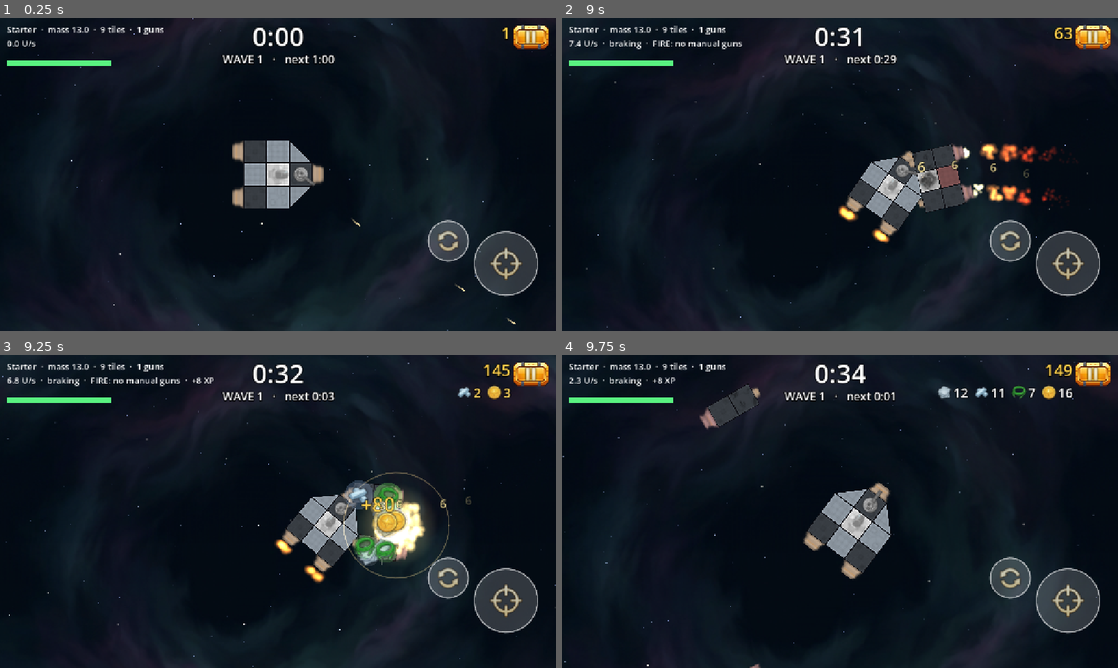
Above: before the commit, frames 1-4 (two rows, left to right).
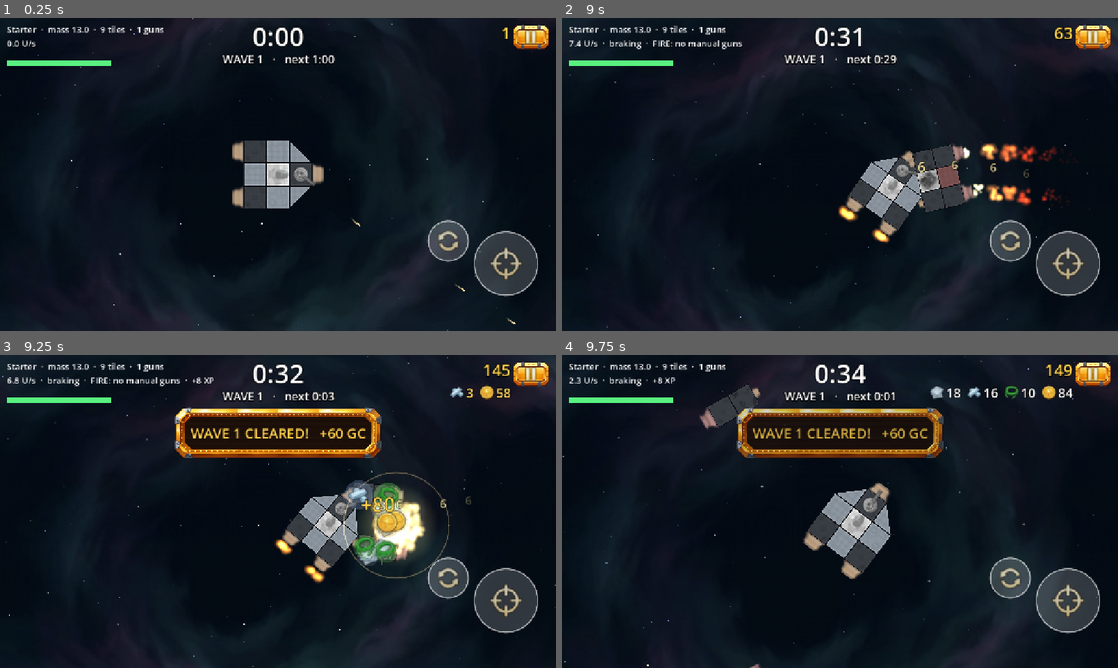
Above: after the commit, the same moments.

Repository: HermanRas/MobileSpaceShooter
Game: Godot game, scene res://dev_preview/measure_runs.tscn
The game is run twice, just before and just after one commit, with the same random seed, the same clock (stepped at 60 frames per second) and the same inputs. This scene is started directly instead of the project's main scene.
Inputs (mouse positions are in pixels of both pictures, inside the frame that each line leads up to):
- Up to frame 1 (0.25 s): no input
- Up to frame 2 (9 s): tap Enter at 0.5 s; drag from (673, 174) to (895, 105) at 0.52 s; drag from (1067, 262) to (812, 237) at 1.27 s; move the mouse to (1012, 240) at 2.02 s; hold D (move_right) 2.03-2.75 s; hold = (zoom_in) 2.03-2.75 s; click (1012, 240) at 2.17 s; drag from (812, 237) to (673, 127) at 2.77 s; move the mouse to (1006, 221) at 3.52 s; hold A (move_left) 3.53-4.25 s; tap R at 3.6 s; tap P (pause) at 4.15 s; drag from (673, 127) to (756, 96) at 4.27 s; click "Resume" at 5 s; move the mouse to (867, 174) at 5.77 s; hold Escape (back) 5.78-6.5 s; tap Y at 5.85 s; click (867, 174) at 5.92 s; drag from (756, 96) to (728, 190) at 6.52 s; move the mouse to (962, 158) at 7.27 s; hold W (move_up) 7.28-8 s; tap Backspace at 7.35 s; drag from (728, 190) to (812, 237) at 8.02 s; move the mouse to (895, 105) at 8.77 s; hold Escape (back) from 8.78 s (still down); hold Space (fire) from 8.78 s (still down)
- Up to frame 3 (9.25 s): keep holding Escape (back); keep holding Space (fire)
- Up to frame 4 (9.75 s): release Escape (back) at 9.5 s; release Space (fire) at 9.5 s; drag from (812, 574) to (673, 464) at 9.52 s

Frames 1-2 are identical in both runs. In frame 3, 4.1% of the frame differs, in the area x 31-92%, y 9-33%; in frame 4, 3.6%.

Commit message:
Tuning (8.7) and art prompts A.14-A.16
- Waves 1, 6, 8, 11 ... (+5): the idle starter clears wave 1 but not wave 2 (5 of 5 measured)
- Clearing wave n adds 60 x n GC to the hold, on a banner; kills drop x1.5 loot
- ART_PROMPT: world_launch_bay, parts_pod_shutter (pod + door), icons_run (crate, clock, trophy,
  skull, kills, score, wave, pod); PLAN art track rows A.14-A.16

Co-Authored-By: Claude Opus 5.5 <noreply@anthropic.com>

Diff:
--- a/game/data/economy.json
+++ b/game/data/economy.json
@@ -11,10 +11,10 @@
 		"tech": {"buy": 12, "sell": 8}
 	},
 	"drops": {
-		"_doc": "4.8c, 5.4. What a kill drops as pickups: share of …(233 unchanged characters)… e practice barge at level 3 drops about 300 GC's worth. part_chance: the chance a kill also dr …(81 unchanged characters)…
-		"share": 0.02,
-		"tech_per_part": 1,
-		"gc_per_tile": 2,
+		"_doc": "4.8c, 5.4. What a kill drops as pickups: share of …(233 unchanged characters)… e practice barge at level 3 drops about 450 GC's worth (x1.5 for WaveTime, owner 2026-10-30). part_chance: the chance a kill also dr …(81 unchanged characters)…
+		"share": 0.03,
+		"tech_per_part": 1.5,
+		"gc_per_tile": 3,
 		"per_level": 0.25,
 		"part_chance": 0.04,
 		"pieces": 3
--- a/game/data/levels.json
+++ b/game/data/levels.json
@@ -4,11 +4,12 @@
 	"budget": {"base": 8, "per_level": 1.6, "power": 1.15},
 	"gun_level": {"per_level": 10, "spread": 0.2},
 	"waves": {
-		"_doc": "PLAN.md 8.1, WaveTime. Wave n is a generated figh …(152 unchanged characters)… very enemy is down, whichever is first. First pass, tuned in 8.7 (run 1 should last 1-2 minutes).",
-		"levels": [1, 2, 3, 5, 7, 10, 13, 16, 20, 25],
+		"_doc": "PLAN.md 8.1, WaveTime. Wave n is a generated figh …(152 unchanged characters)… very enemy is down, whichever is first. Owner, 2026-10-30 (8.7): the idle starter should clear wave 1 but need the player to pass wave 2. Clearing wave n adds clear_bonus_gc x n GC to the hold, so every run banks something.",
+		"levels": [1, 6, 8, 11, 14, 17, 21, 25, 30, 35],
 		"then_per_wave": 5,
 		"wave_s": 60,
 		"clear_pause_s": 3,
+		"clear_bonus_gc": 60,
 		"_score": "8.2: a kill scores tiles x level x per_tile_level, times the wave multiplier (1 + wave_bonus per wave after the first); staying alive scores survival_per_s a second, times the same multiplier.",
 		"score": {"per_tile_level": 10, "wave_bonus": 0.25, "survival_per_s": 2}
 	},
--- a/game/dev_preview/drive_wavetime.gd
+++ b/game/dev_preview/drive_wavetime.gd
@@ -146,6 +146,11 @@
 	_check(sandbox.run_hud.banner.visible and "WAVE 2" in (sandbox.run_hud.banner.get_child(0) as Label).text,
 			"a banner calls the new wave")
 	_check(run.kill_score > 0, "the kill scored (%d of %d)" % [run.kill_score, run.score()])
+	_check(sandbox.cargo.amount(Inventory.GC) >= run.clear_bonus_gc, "clearing wave 1 put %d GC in the hold (8.7)" % run.clear_bonus_gc)
+	# From wave 2 the idle starter is meant to die (8.7: passing it takes a pilot), so it's kept
+	# alive to watch the rest; the death step takes this off.
+	if sandbox.ship != null:
+		sandbox.ship.invulnerable = true
 	await _frames(2)
 	_save_shot("drive_wavetime_wave2.png")
 	# A wave left standing is joined by the next at the minute.
--- a/game/dev_preview/measure_runs.gd
+++ b/game/dev_preview/measure_runs.gd
@@ -5,7 +5,7 @@
 ## not a player: a real pilot dodges and lasts longer. Time runs at TIME_SCALE.
 ## Run with `tools/drive.sh res://dev_preview/measure_runs.tscn`.
 
-const RUNS := 3
+const RUNS := 5
 const TIME_SCALE := 4.0
 ## Game seconds before a run is cut off.
 const LIMIT_S := 600.0
--- a/game/src/flight/flight_sandbox.gd
+++ b/game/src/flight/flight_sandbox.gd
@@ -460,7 +460,10 @@
 		test.cleared()
 		_show_results_soon()
 	if run != null and ship != null:
-		run.cleared()
+		var bonus := run.cleared()
+		if bonus > 0:  # every run banks something (8.7)
+			cargo.receive({Inventory.GC: bonus})
+			run_hud.found("WAVE %d CLEARED!   +%d GC" % [run.wave, bonus])
 	if _fight_level > 0:
 		_note = "level %d cleared!" % _fight_level
 		_note_until = Time.get_ticks_msec() + 4000
--- a/game/src/model/wave_run.gd
+++ b/game/src/model/wave_run.gd
@@ -14,6 +14,8 @@
 var then_per_wave := 4
 var wave_s := 60.0
 var clear_pause_s := 3.0
+## GC for clearing a wave, times its number (8.7).
+var clear_bonus_gc := 60
 var per_tile_level := 10.0
 var wave_bonus := 0.25
 var survival_per_s := 5.0
@@ -47,6 +49,7 @@
 	run.then_per_wave = maxi(int(table.get("then_per_wave", run.then_per_wave)), 0)
 	run.wave_s = maxf(float(table.get("wave_s", run.wave_s)), 1.0)
 	run.clear_pause_s = maxf(float(table.get("clear_pause_s", run.clear_pause_s)), 0.0)
+	run.clear_bonus_gc = maxi(int(table.get("clear_bonus_gc", run.clear_bonus_gc)), 0)
 	var score: Dictionary = table.get("score", {})
 	run.per_tile_level = maxf(float(score.get("per_tile_level", run.per_tile_level)), 0.0)
 	run.wave_bonus = maxf(float(score.get("wave_bonus", run.wave_bonus)), 0.0)
@@ -116,11 +119,14 @@
 		damage_taken += maxf(amount, 0.0)
 
 
-## Every enemy is down: the next wave comes after a breather.
-func cleared() -> void:
-	if not over and wave > 0 and _pause_left < 0.0:
-		waves_cleared += 1
-		_pause_left = clear_pause_s
+## Every enemy is down: the next wave comes after a breather. Returns the GC the clear earns
+## (`clear_bonus_gc` × the wave's number), 0 if it doesn't count.
+func cleared() -> int:
+	if over or wave == 0 or _pause_left >= 0.0:
+		return 0
+	waves_cleared += 1
+	_pause_left = clear_pause_s
+	return clear_bonus_gc * wave
 
 
 ## The ship is gone: the run is over.
--- a/game/tests/model/test_wave_run.gd
+++ b/game/tests/model/test_wave_run.gd
@@ -114,3 +114,14 @@
 func test_the_shipped_score_rules_load() -> void:
 	var run := WaveRun.from_table(Data.table(&"levels").get("waves", {}))
 	assert_true(run.per_tile_level > 0.0 and run.survival_per_s > 0.0 and run.wave_bonus > 0.0)
+
+
+func test_a_clear_pays_gc_by_the_wave_once() -> void:
+	var run := WaveRun.from_table({"levels": [1, 2, 4], "wave_s": 60, "clear_pause_s": 3, "clear_bonus_gc": 50})
+	run.tick(0.0)
+	assert_eq(run.cleared(), 50, "wave 1: 50 GC")
+	assert_eq(run.cleared(), 0, "a second clear in the same breather pays nothing")
+	run.tick(3.0)
+	assert_eq(run.cleared(), 100, "wave 2: 100 GC")
+	run.destroyed()
+	assert_eq(run.cleared(), 0, "nothing after the end")
Not shown, changed: Docs/ART_PROMPT.md
Not shown, changed: Docs/PLAN.md
